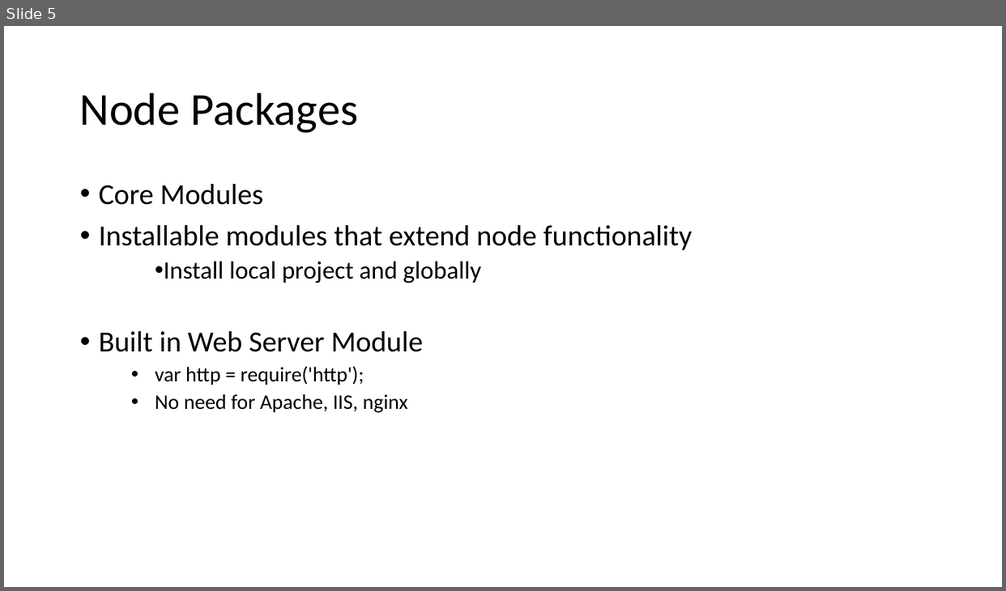
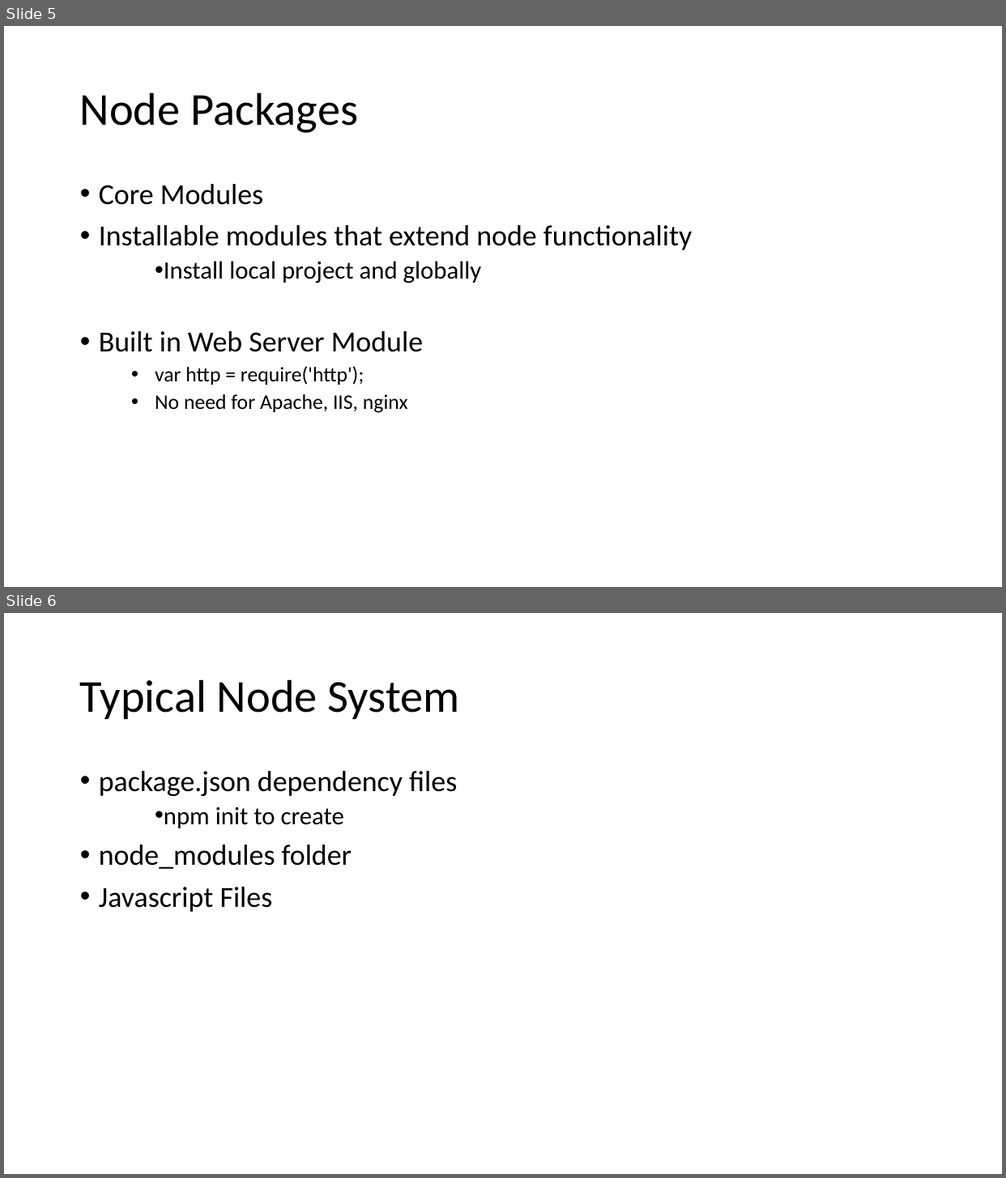
Before and after one commit to VDUNY/2015-02, a slide deck: NodeJSPresentation.ppt. Shown one above the other, each under a label of ours: slide 5 before the commit, slides 5 and 6 after it. The pictures are 1006x591 and 1006x1178 pixels, drawn with LibreOffice and Linux fonts; fonts in the diff are those of the drawing. Boxes give left, top, right and bottom in pixels: in the first picture for what was removed or moved away, otherwise in the second. Text is boxed around its words. In the diff, an @@ line names an element or a change of style, - is before the commit and + after.

Commit message:
updates to presentation file

```diff
--- a/NodeJSPresentation.ppt
+++ b/NodeJSPresentation.ppt
@@ slide 6 added at (4, 613, 1002, 1174), background #FFFFFF @@
@@ title added at (80, 679, 460, 719), 44 pt, text #000000 @@
+Typical Node System
@@ text added at (99, 771, 457, 912), 28 pt, text #000000 @@
+• package.json dependency files
+  • npm init to create
+• node_modules folder
+• Javascript Files
```
